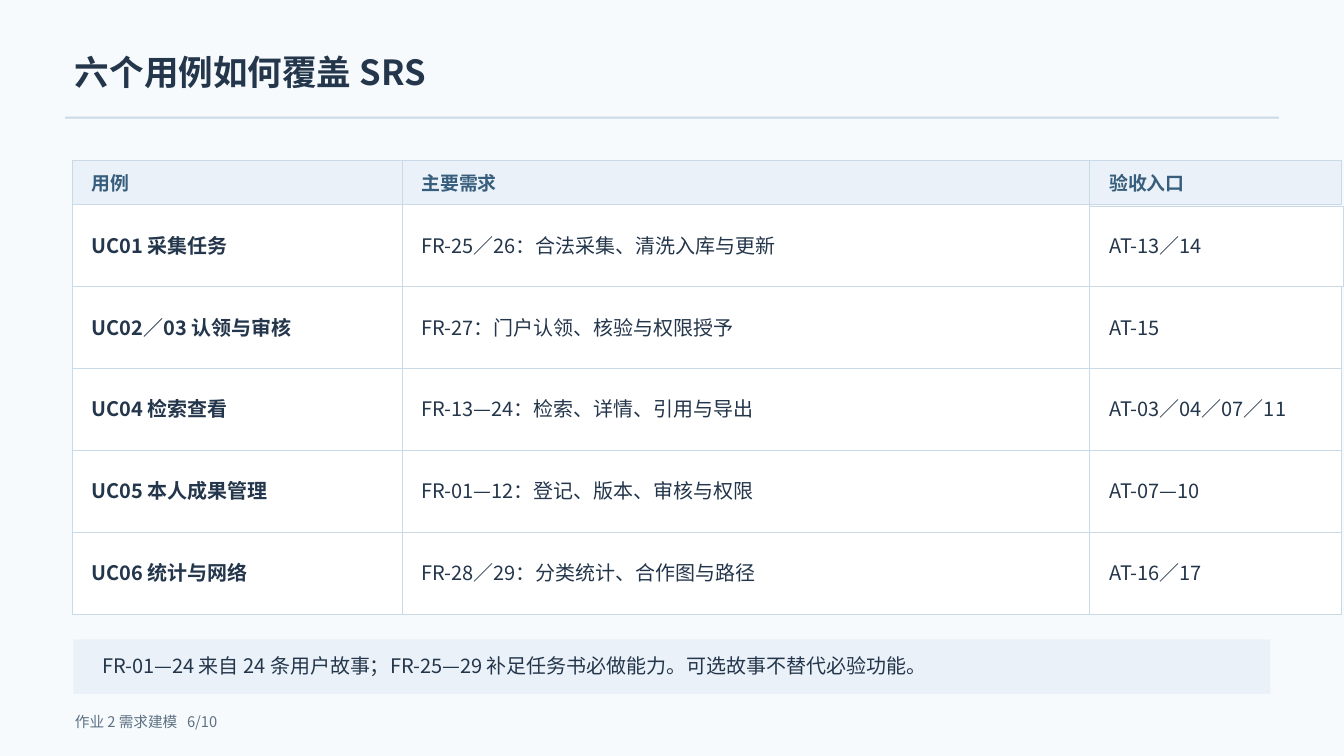
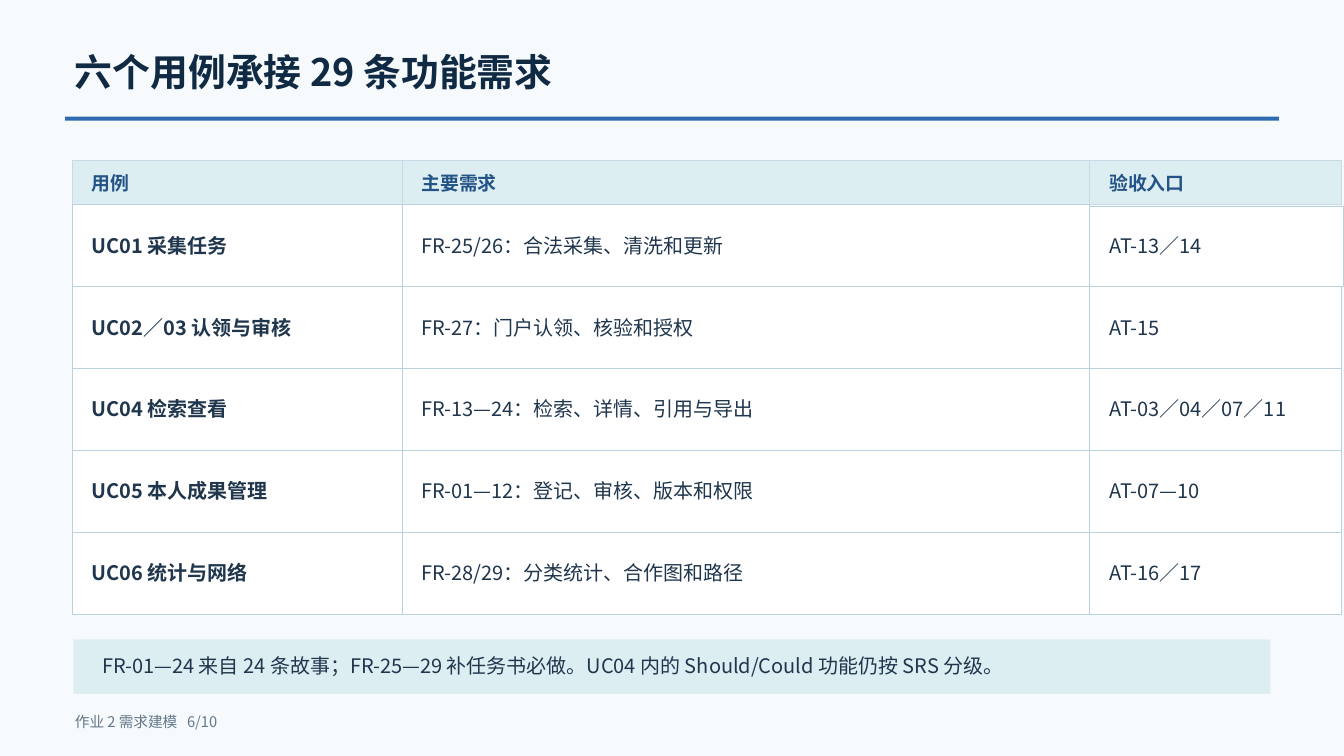
Before and after one commit to retepa1676767/ScholarShare, a slide deck: slide 6 of docs/需求建模/提交版/作业2-学术成果分享平台-需求建模汇报.pptx. Drawn at 1344x756 pixels with LibreOffice and Linux fonts; fonts in the diff are those of the drawing. Boxes give left, top, right and bottom in pixels: in the first picture for what was removed or moved away, otherwise in the second. Text is boxed around its words. In the diff, an @@ line names an element or a change of style, - is before the commit and + after.

```diff
--- a/docs/需求建模/提交版/作业2-学术成果分享平台-需求建模汇报.pptx
+++ b/docs/需求建模/提交版/作业2-学术成果分享平台-需求建模汇报.pptx
@@ text at [75, 54, 553, 90]: text changed; size 24.8 to 27 pt; text colour #24364B to #102A43 @@
-六个用例如何覆盖 SRS
+六个用例承接 29 条功能需求
@@ rectangle at [66, 117, 1279, 121]: fill #C9D9E5 to #2E69B1 @@
@@ fill #EAF1F8 to #DDEEF2 in 4 elements at [402, 160, 1090, 205], [1090, 160, 1342, 205], [74, 639, 1271, 694], [73, 160, 402, 205] @@
@@ text colour #385E7D to #245487 in 3 elements at [92, 174, 130, 192], [421, 174, 496, 192], [1109, 174, 1184, 192] @@
@@ text at [421, 236, 723, 257]: text changed; text colour #24364B to #1F364D @@
-FR-25／26：合法采集、清洗入库与更新
+FR-25/26：合法采集、清洗和更新
@@ text at [421, 318, 693, 337]: text changed; text colour #24364B to #1F364D @@
-FR-27：门户认领、核验与权限授予
+FR-27：门户认领、核验和授权
@@ text at [421, 481, 753, 500]: text changed; text colour #24364B to #1F364D @@
-FR-01—12：登记、版本、审核与权限
+FR-01—12：登记、审核、版本和权限
@@ outline #C9D9E5 0.75 pt to #BBD1DD 0.75 pt in 4 elements at [402, 205, 1090, 286], [402, 286, 1090, 368], [402, 451, 1090, 532], [402, 532, 1090, 614] @@
@@ text at [421, 563, 743, 584]: text changed; text colour #24364B to #1F364D @@
-FR-28／29：分类统计、合作图与路径
+FR-28/29：分类统计、合作图和路径
@@ text at [102, 656, 1004, 677]: text changed; text colour #24364B to #1F364D @@
-FR-01—24 来自 24 条用户故事；FR-25—29 补足任务书必做能力。可选故事不替代必验功能。
+FR-01—24 来自 24 条故事；FR-25—29 补任务书必做。UC04 内的 Should/Could 功能仍按 SRS 分级。
```
Also in this commit, not shown: 9 other slides changed, 1 other file.
